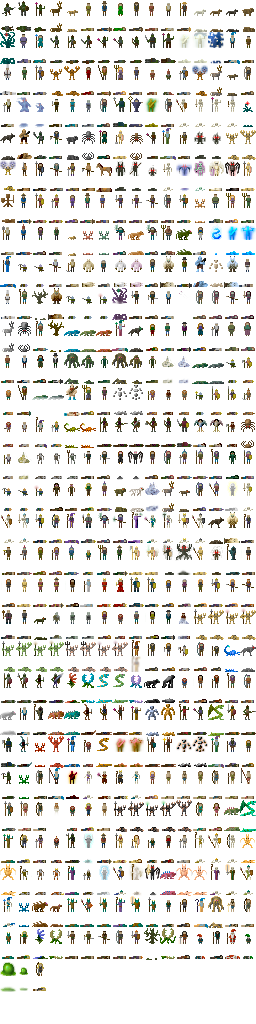
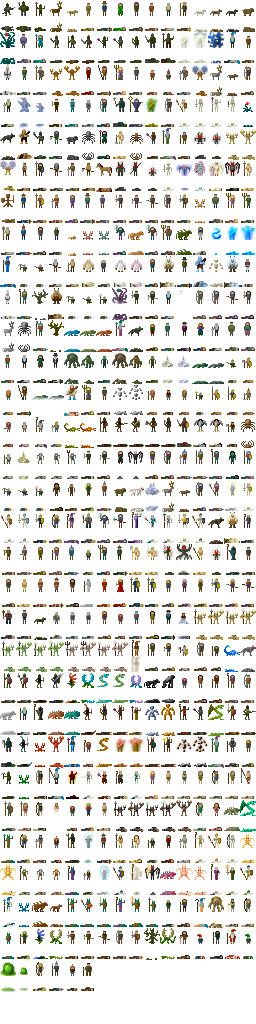
Two versions of the same layered image (256 x 1024). Layer-by-layer changes:
painted on "Background" over [49, 961, 94, 991]
